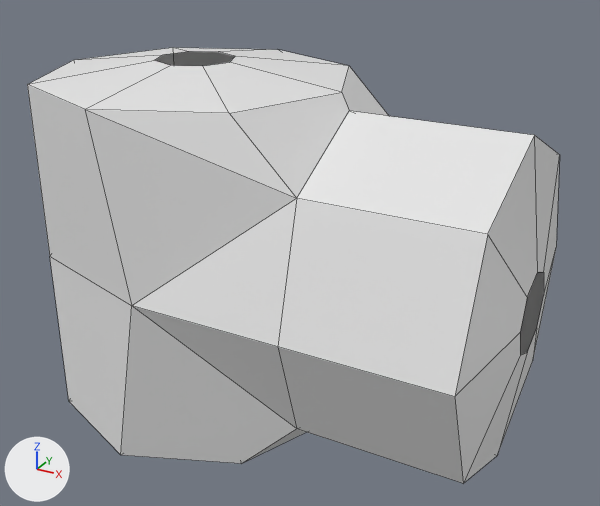
What one commit did to the FBX model Assets/Models/LevelChunks/TubeRooms/TubeRoom2-T-inter.fbx.
Rendered twice from a 50 mm camera at (60.9, -84.2, 127.1) aimed at (14.3, 0.6, 84.8). Every picture has the same lights, and +X, +Y and +Z are marked at lower left. Mesh edges are drawn as thin lines. Where no turn or scale is listed for an object, it has been applied to the vertices.

The first picture shows 'TubeRoom2'.
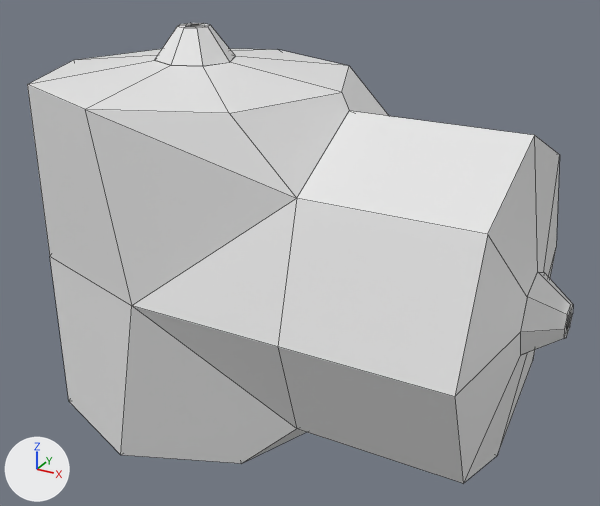
The newer file is also turned or shifted as a whole; pictures and numbers use the older file's frame.

Where the change shows, as pixel boxes (x1, y1, x2, y2) in the pictures (600 x 506 px):
```json
{"object": "TubeRoom2Ext.001", "change": "added", "after": [520, 272, 573, 355]}
{"object": "TubeRoom2Ext", "change": "added", "after": [154, 23, 235, 66]}
```

Edits to the scene script, one JSON object a line:
```json
{"op": "add", "block": "me_mesh_001", "code": ["me_mesh_001 = bpy.data.meshes.new('Mesh.001')", "me_mesh_001.from_pydata(...)  # 24 vertices, 16 faces; spans x -5.02..5.02, y -5.0..5.0, z 0.0..3.93"]}
{"op": "add", "block": "me_mesh", "code": ["me_mesh = bpy.data.meshes.new('Mesh')", "me_mesh.from_pydata(...)  # 24 vertices, 16 faces; spans x 0.0..3.93, y -5.0..5.0, z -5.02..5.02"]}
{"op": "add", "block": "ob_tuberoom2ext", "code": ["ob_tuberoom2ext = bpy.data.objects.new('TubeRoom2Ext', me_mesh_001)", "ob_tuberoom2ext.location = (0.0, 0.0, 108.0)"]}
{"op": "add", "block": "ob_tuberoom2ext_001", "code": ["ob_tuberoom2ext_001 = bpy.data.objects.new('TubeRoom2Ext.001', me_mesh)", "ob_tuberoom2ext_001.location = (44.0, 0.0, 84.0)"]}
```
